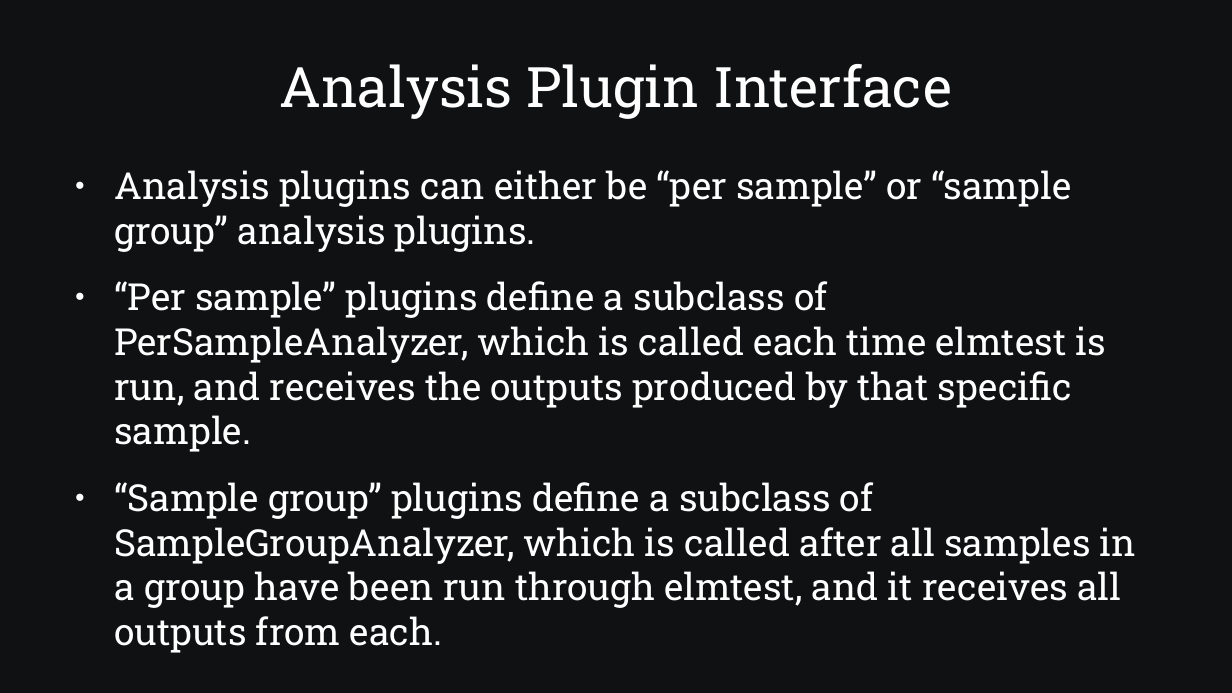
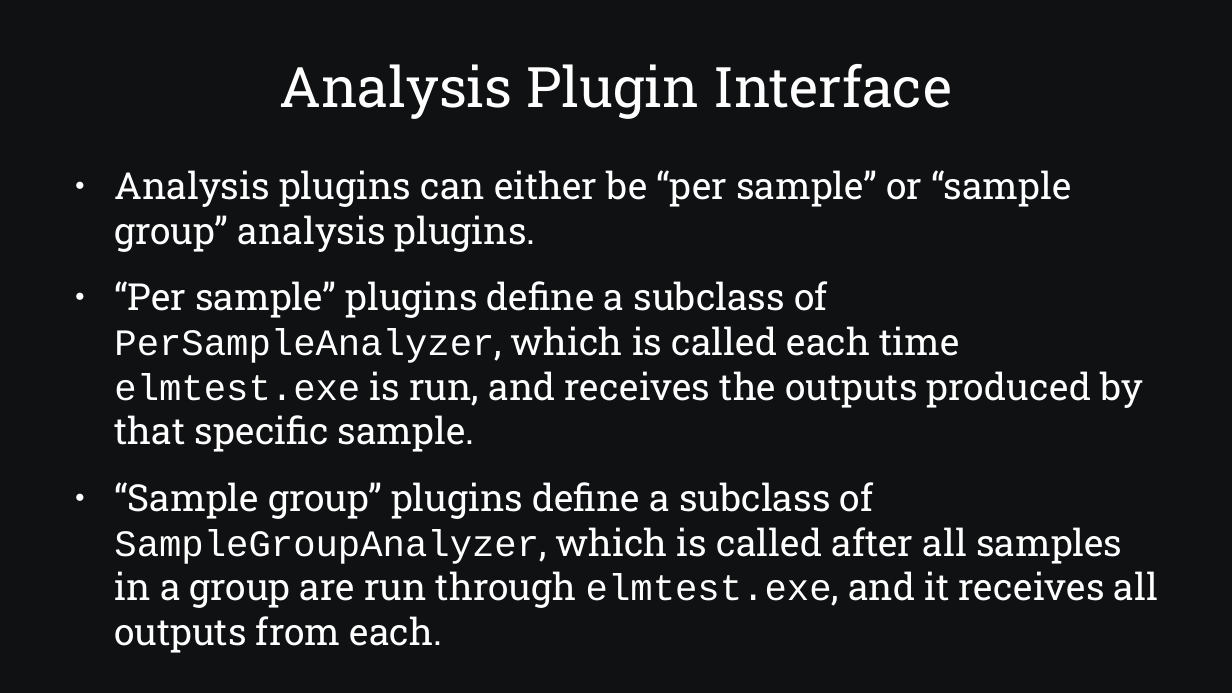
Before and after one commit to SamAllen06/lake_temp_work, a slide deck: slide 11 of documentation/for_collaborators/TestingSoftwareOverview.odp. Drawn at 1232x693 pixels with LibreOffice and Linux fonts; fonts in the diff are those of the drawing. Boxes give left, top, right and bottom in pixels: in the first picture for what was removed or moved away, otherwise in the second. Text is boxed around its words. In the diff, an @@ line names an element or a change of style, - is before the commit and + after.

```diff
--- a/documentation/for_collaborators/TestingSoftwareOverview.odp
+++ b/documentation/for_collaborators/TestingSoftwareOverview.odp
@@ text at (114, 281, 1158, 608): text changed @@
-● “Per sample” plugins define a subclass of PerSampleAnalyzer, which is called each time elmtest is run, and receives the outputs produced by that specific sample.
-● “Sample group” plugins define a subclass of SampleGroupAnalyzer, which is called after all samples in a group have been run through elmtest, and it receives all outputs from each.
+● “Per sample” plugins define a subclass of PerSampleAnalyzer, which is called each time elmtest.exe is run, and receives the outputs produced by that specific sample.
+● “Sample group” plugins define a subclass of SampleGroupAnalyzer, which is called after all samples in a group are run through elmtest.exe, and it receives all outputs from each.
```
Also in this commit, not shown: 7 other slides changed, 1 other file.
